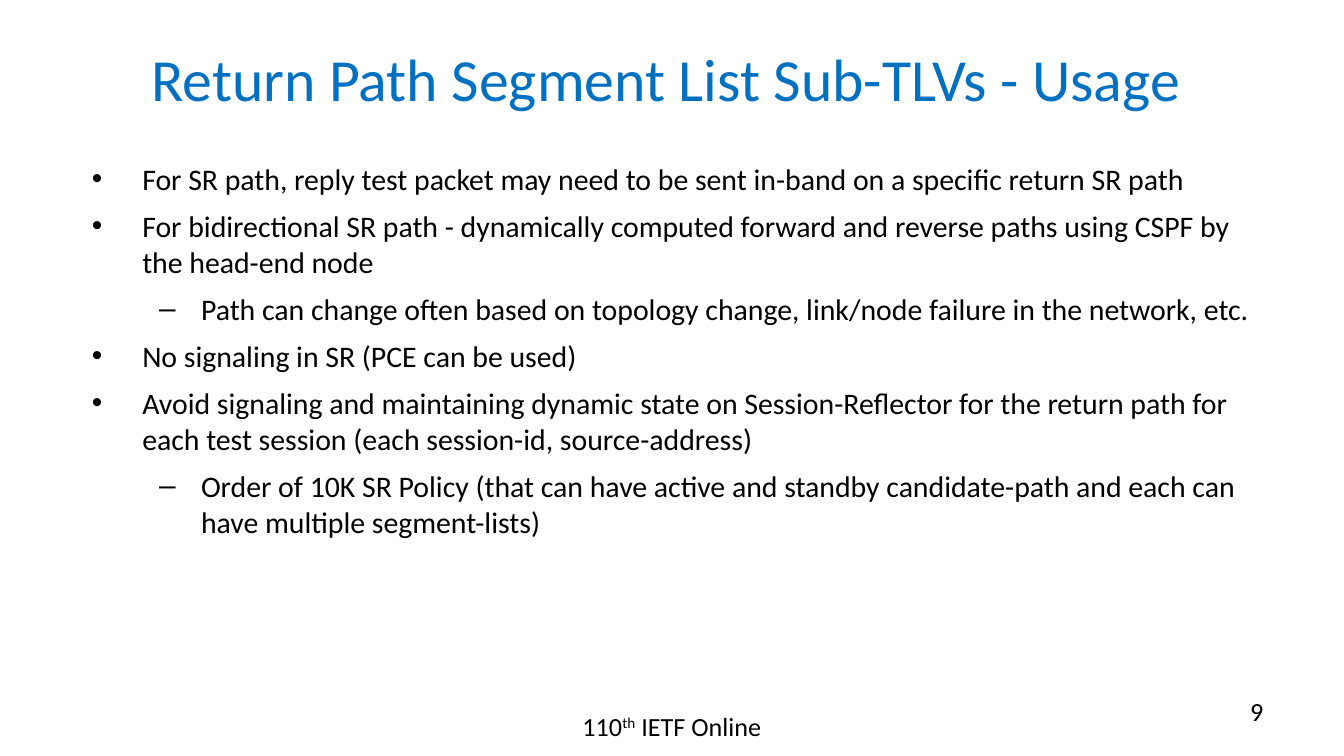
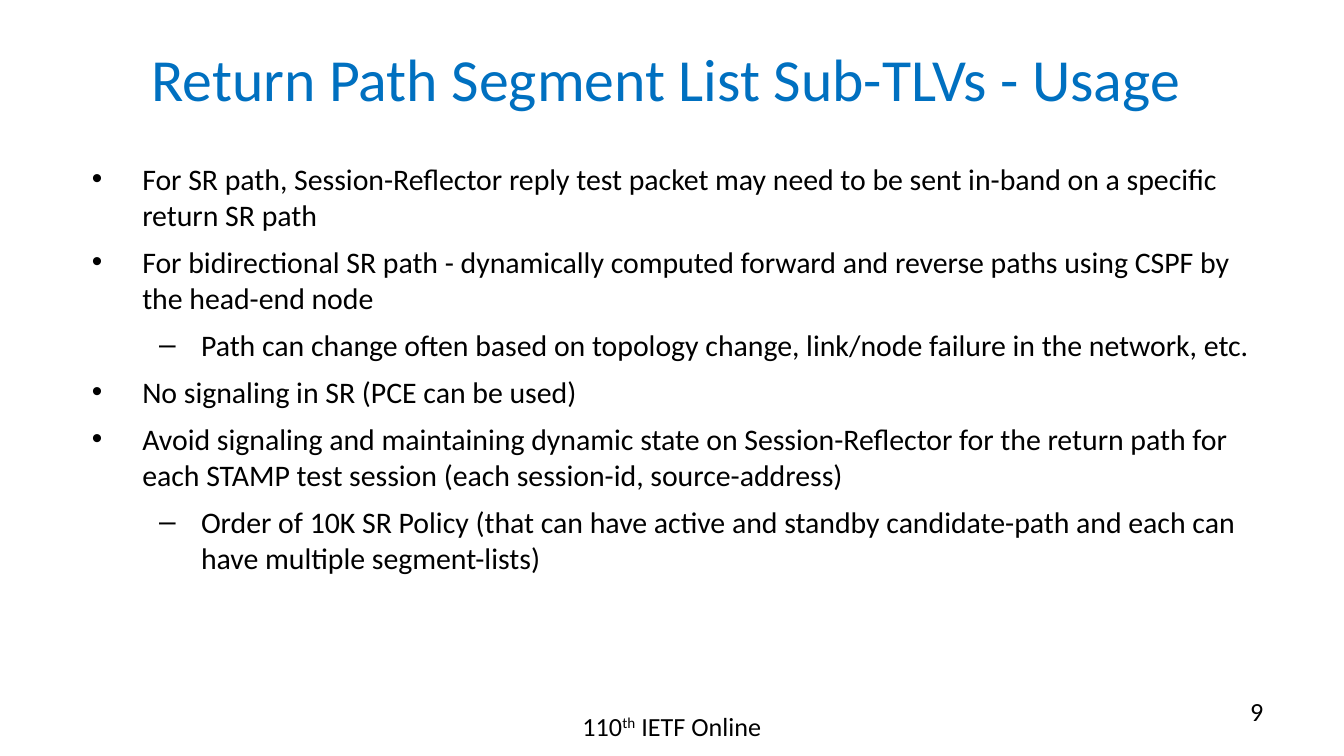
Before and after one commit to rakgandhi/ietf-slides, a slide deck: slide 9 of draft-gandhi-ippm-stamp-srpm-02.pptx. Drawn at 1344x756 pixels with LibreOffice and Linux fonts; fonts in the diff are those of the drawing. Boxes give left, top, right and bottom in pixels: in the first picture for what was removed or moved away, otherwise in the second. Text is boxed around its words. In the diff, an @@ line names an element or a change of style, - is before the commit and + after.

```diff
--- a/draft-gandhi-ippm-stamp-srpm-02.pptx
+++ b/draft-gandhi-ippm-stamp-srpm-02.pptx
@@ text at (142, 169, 1217, 231): text changed @@
-• For SR path, reply test packet may need to be sent in-band on a specific return SR path
+• For SR path, Session-Reflector reply test packet may need to be sent in-band on a specific return SR path
@@ text at (142, 429, 1227, 490): text changed @@
-• Avoid signaling and maintaining dynamic state on Session-Reflector for the return path for each test session (each session-id, source-address)
+• Avoid signaling and maintaining dynamic state on Session-Reflector for the return path for each STAMP test session (each session-id, source-address)
```
Also in this commit, not shown: 3 other slides changed, 3 other files.
